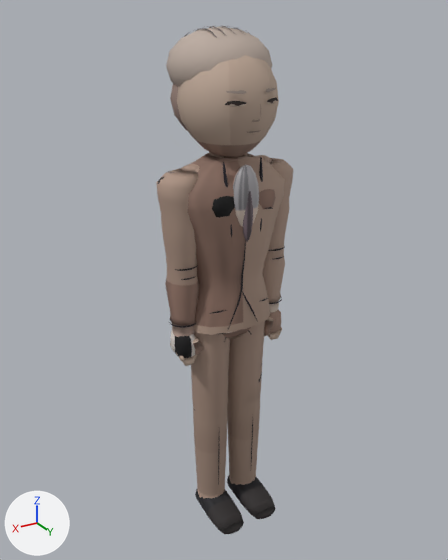
A saved change to the glTF model assets/roster/models/kimyongseong_a.glb.
Rendered twice from a 50 mm lens placed at (1.128, 1.854, 1.966), pointed at (-0.007, -0.038, 1.02). The lights are fixed; the arrows at lower left show +X, +Y and +Z. The older version comes first. Vertices at exactly the same position are counted once.

The scene before the commit, as lines of its bpy script (objects in view):
```python
me_mesh_0 = bpy.data.meshes.new('Mesh_0')
me_mesh_0.from_pydata(...)  # 4358 vertices, 7802 faces; spans x -0.27..0.27, y -0.23..0.21, z -0.02..1.93
me_mesh_0.materials.append(mat_material_0)
ob_body = bpy.data.objects.new('Body', me_mesh_0)
ob_body.location = (0.0, 0.0, 0.0)
```
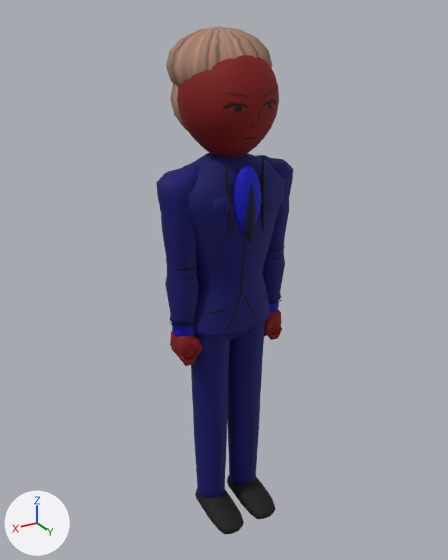
What changed in the scene script:
```text
Change me_mesh_0:
    used by ob_body; location = (0.0, 0.0, 0.0)
    remove me_mesh_0.from_pydata(...)  # 4358 vertices, 7802 faces; spans x -0.27..0.27, y -0.23..0.21, z -0.02..1.93
    add me_mesh_0.from_pydata(...)  # 3618 vertices, 6686 faces; spans x -0.27..0.27, y -0.23..0.21, z -0.02..1.93
    me_mesh_0 part 1: 15 loose pieces with 645 vertices, spanning x -0.1..0.1, y 0.15..0.18, z 1.6..1.75, are deleted
    me_mesh_0 part 2: 145 vertices moved within x -0.14..0.14, y -0.14..0.17, z 1.23..1.81; 570 vertices removed from x -0.16..0.16, y -0.22..0.17, z 0.87..1.93; 475 vertices added at x -0.17..0.17, y -0.17..0.17, z 0.87..1.88
    me_mesh_0 part 3: 5480 kept faces spanning x -0.27..0.27, y -0.23..0.21, z -0.02..1.93 get new vertex colours
```

Pixel boxes (x1, y1, x2, y2) of what changed, in the pictures (448 x 560 px; the box of a moved part takes in the faces that stretch with it):
part 1 of me_mesh_0, deleted: before (225, 88, 278, 135)
part 2 of me_mesh_0, moved or reshaped: before (177, 26, 279, 299); after (177, 55, 279, 301)
part 3 of me_mesh_0, recoloured (brown to blue): (156, 26, 293, 533) in both
